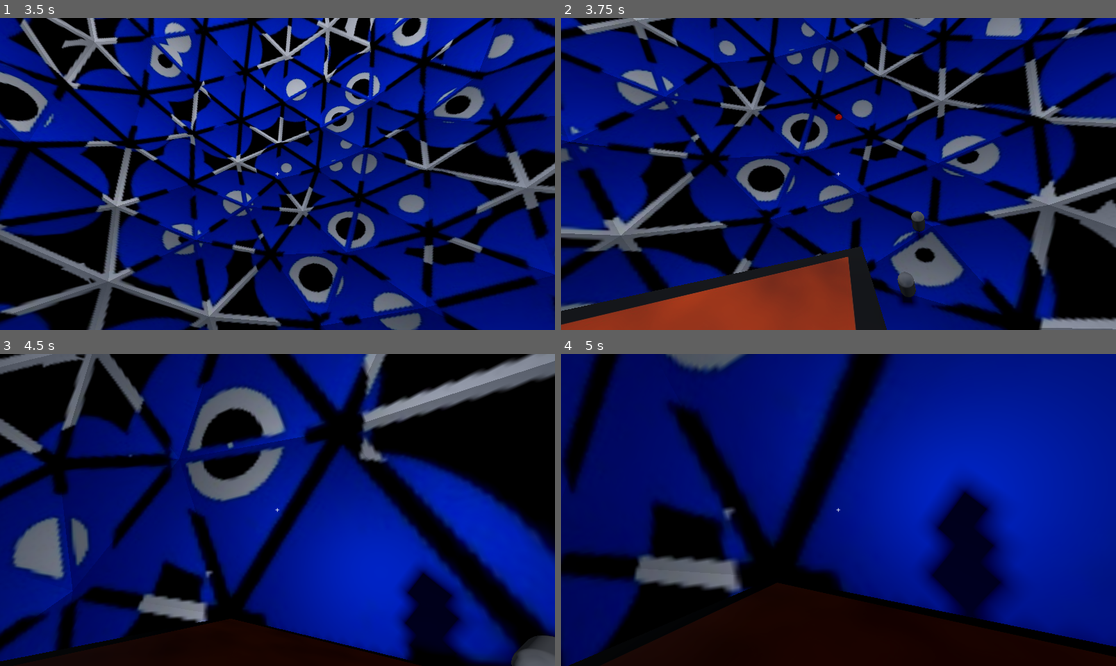
Above: before the commit, frames 1-4 (two rows, left to right).
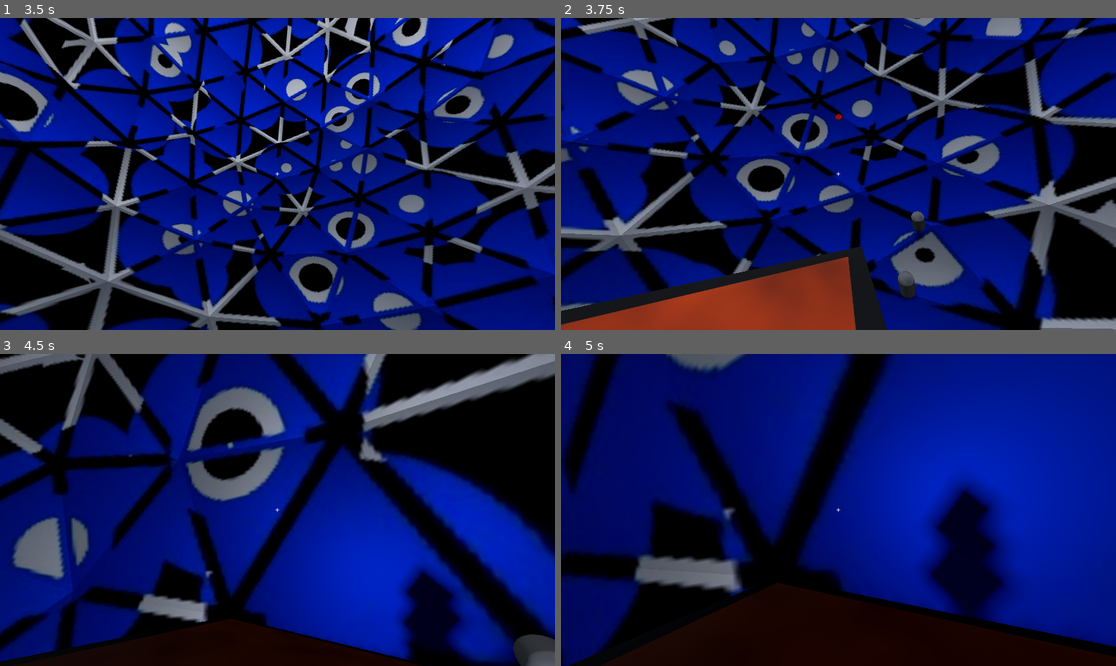
Above: after the commit, the same moments.

Repository: pudgypoultry/gmtk2025
Game: Godot game, scene res://Scenes/world.tscn
Same seed, same stepped clock (60 frames per second), same inputs: the game is played once before the commit and once after it.
Inputs (mouse positions are in pixels of both pictures, inside the frame that each line leads up to):
- Up to frame 1 (3.5 s): move the mouse to (305, 174) at 0.52 s; hold Shift (Run) 0.53-1.28 s; hold W (MoveForward) from 0.53 s (still down); click (305, 174) at 0.67 s; move the mouse to (249, 174) at 1.27 s; tap 1 (Toggle Pillar L1) at 1.35 s; move the mouse to (288, 167) at 2.02 s; hold 2 (Toggle Pillar L2) 2.03-2.78 s; move the mouse to (271, 180) at 2.77 s; tap 3 (Toggle Pillar L3) at 2.85 s; click (271, 180) at 2.92 s
- Up to frame 2 (3.75 s): keep holding W (MoveForward); move the mouse to (877, 177) at 3.52 s; hold 4 (Toggle Pillar L4) from 3.53 s (still down)
- Up to frame 3 (4.5 s): keep holding W (MoveForward); move the mouse to (233, 506) at 4.27 s; release 4 (Toggle Pillar L4) at 4.28 s; tap Shift (Run) at 4.35 s
- Up to frame 4 (5 s): keep holding W (MoveForward)

Frame 1 is identical in both runs. In frame 2, less than 0.1% of the frame differs, in the area x 60-64%, y 81-93%; in frame 3, 0.3%, in the area x 92-100%, y 89-100%; in frame 4, nothing differs.

Commit message:
updating to current status

Diff:
--- a/Scripts/SpiderController.gd
+++ b/Scripts/SpiderController.gd
@@ -182,12 +182,13 @@
 		if currentKey in NormalDatabaseKeys():
 			var newTile = NormalsDatabase.normals_database[currentKey]
 			if newTile in visitedTileNormals and newTile != visitedTileNormals[len(visitedTileNormals)-1] and len(visitedTileNormals) > 2:
-				CheckForTileLoop()
+				CheckForTileLoop(newTile)
 			elif newTile not in visitedTileNormals:
 				# print("Added " + str(newTile) + " to visited tiles!")
 				visitedTileNormals.append(newTile)
 				var newDebugCheck = debugShape.duplicate()
 				get_parent().add_child(newDebugCheck)
+				newDebugCheck.basis = basis
 				newDebugCheck.position = global_position
 				debugArray.append(newDebugCheck)
 				print(visitedTileNormals)
@@ -195,14 +196,21 @@
 			lastTileNormal = newTile
 
 
-func CheckForTileLoop():
+func CheckForTileLoop(repeatedTile):
 	isOnCooldown = true
 	# Make sure there are at least 3 tiles, otherwise it's just doubling back and you know whatever
 	# Get average normal
 	print("Starting tile loop check")
+	var loopedTiles = []
+	var atLooped = false
+	for tile in visitedTileNormals:
+		if tile == repeatedTile:
+			atLooped = true
+		if atLooped:
+			loopedTiles.append(tile)
 	var average = Vector3.ZERO
 	var numNormals = 0
-	for norm in visitedTileNormals:
+	for norm in loopedTiles:
 		numNormals += 1
 		average += norm
 	if average:
@@ -212,7 +220,7 @@
 	# If any tile in the dict *and* that isn't in visitedTileNormals has a closer dot product to the avg normal than
 	# any tile in visitedTileNormals, we know it's been looped
 	var minDotProductDifference = 1
-	for tile in visitedTileNormals:
+	for tile in loopedTiles:
 		var currentDot = average.dot(tile)
 		if 1 - currentDot < minDotProductDifference:
 			minDotProductDifference = 1 - currentDot
@@ -223,6 +231,7 @@
 		debugArray.pop_front().queue_free()
 		await get_tree().create_timer(0.2).timeout
 
+
 func ActivateTiles(average : Vector3, minDotProductDifference : float):
 	for tile in NormalsDatabase.normals_database.values():
 		var currentDot = average.dot(tile)
@@ -230,6 +239,7 @@
 		if 1 - currentDot < minDotProductDifference and 1 - currentDot <= 1 and tile not in visitedTileNormals and 1 - currentDot < dotDifferenceTolerance:
 			ActivateTile(tile)
 			await get_tree().create_timer(1).timeout
+
 
 func ActivateTile(tile : Vector3):
 	print("Trying to activate: " + str(NormalToKey(tile)) + " : " + str(NormalsDatabase.normals_database[NormalToKey(tile)]))
